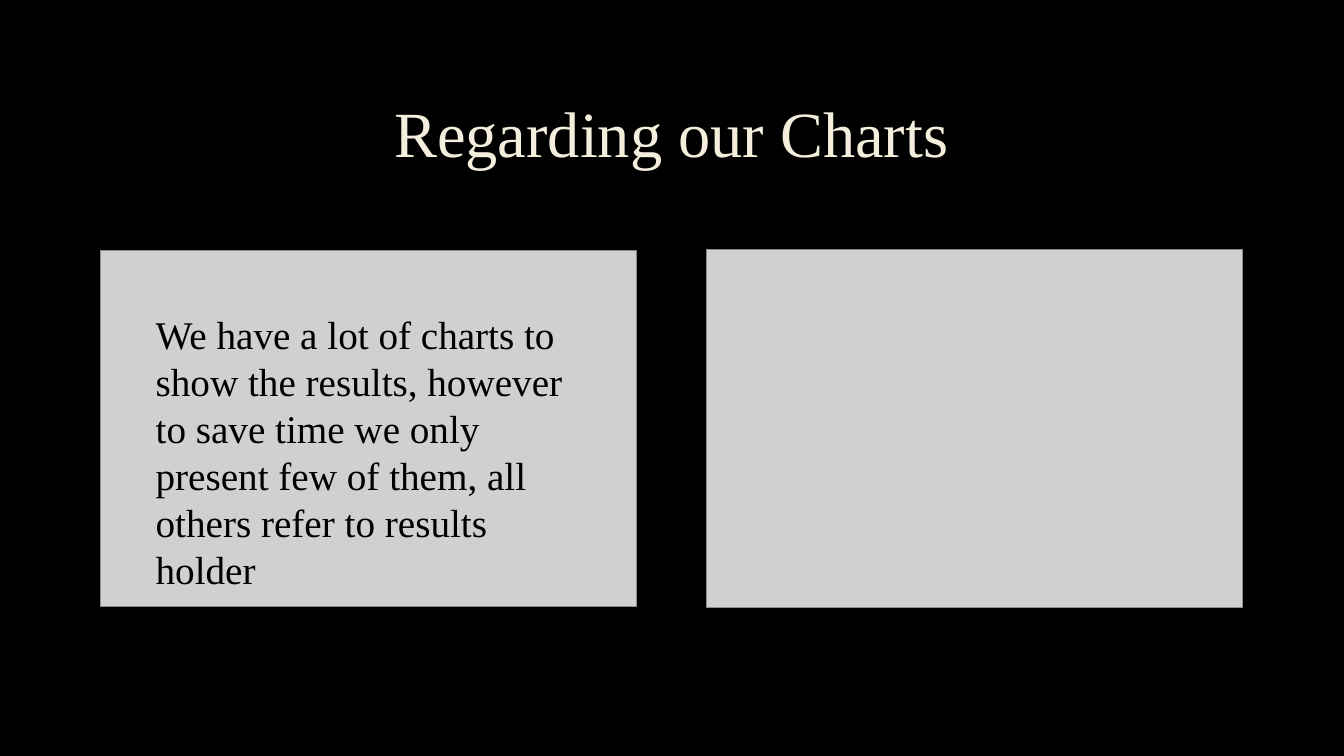
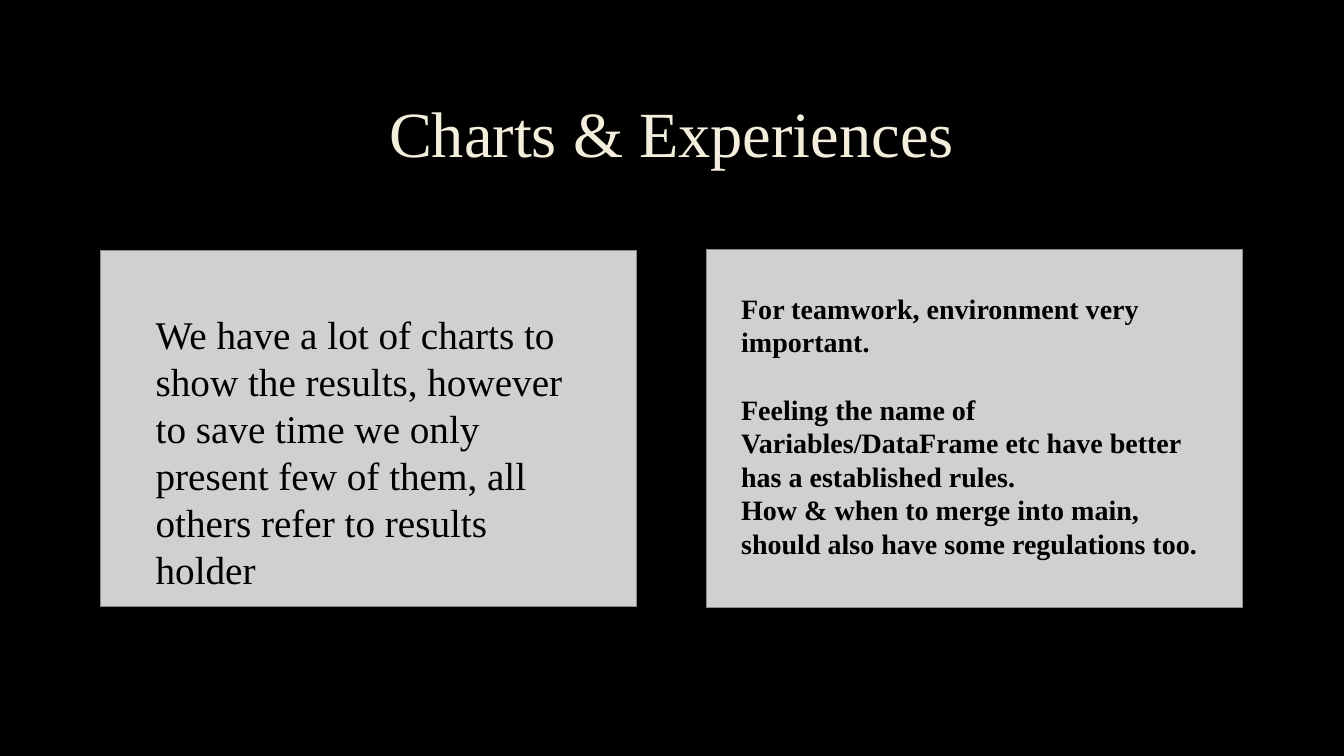
Before and after one commit to tonyzhao668/adventure, a slide deck: slide 4 of Adventure.pptx. Drawn at 1344x756 pixels with LibreOffice and Linux fonts; fonts in the diff are those of the drawing; grey boxes stand for pictures; background and template pictures are left out. Boxes give left, top, right and bottom in pixels: in the first picture for what was removed or moved away, otherwise in the second. Text is boxed around its words. In the diff, an @@ line names an element or a change of style, - is before the commit and + after.

```diff
--- a/Adventure.pptx
+++ b/Adventure.pptx
@@ title at (x1=389, y1=112, x2=953, y2=169): text changed @@
-Regarding our Charts
+Charts & Experiences
@@ text added at (x1=741, y1=299, x2=1196, y2=560), 20 pt, text #000000, bold @@
+For teamwork, environment very important.
+Feeling the name of Variables/DataFrame etc have better has a established rules.
+How & when to merge into main, should also have some regulations too.
```
Also in this commit, not shown: 3 other slides changed, 9 slides added, 2 other files.
